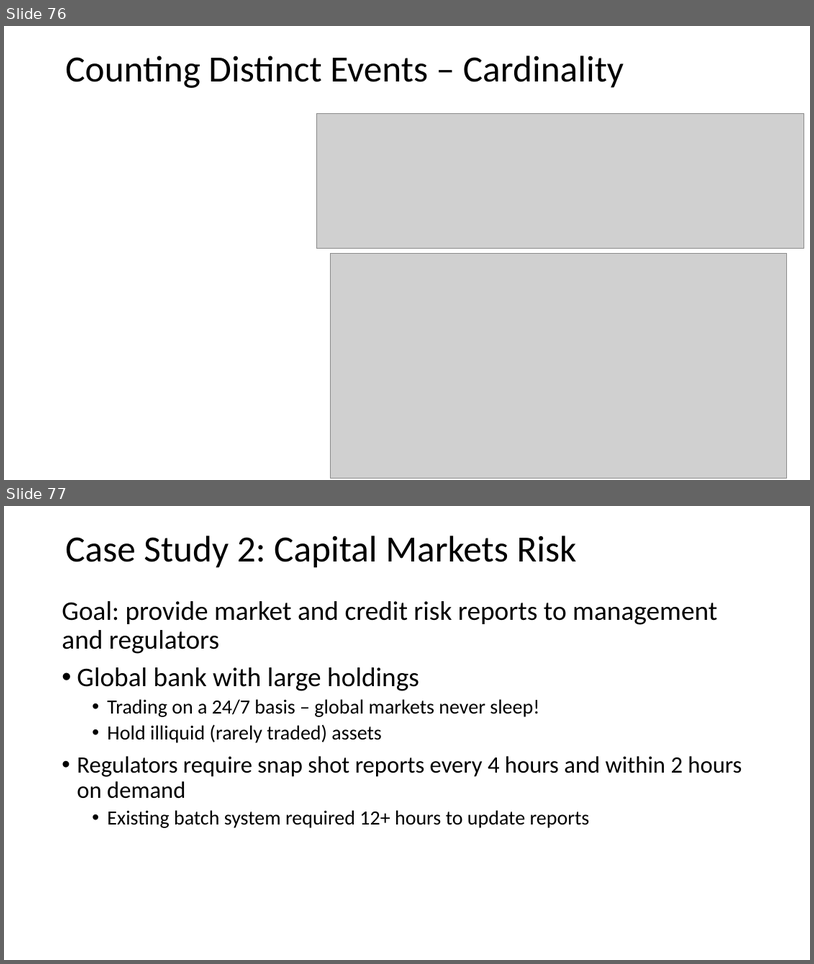
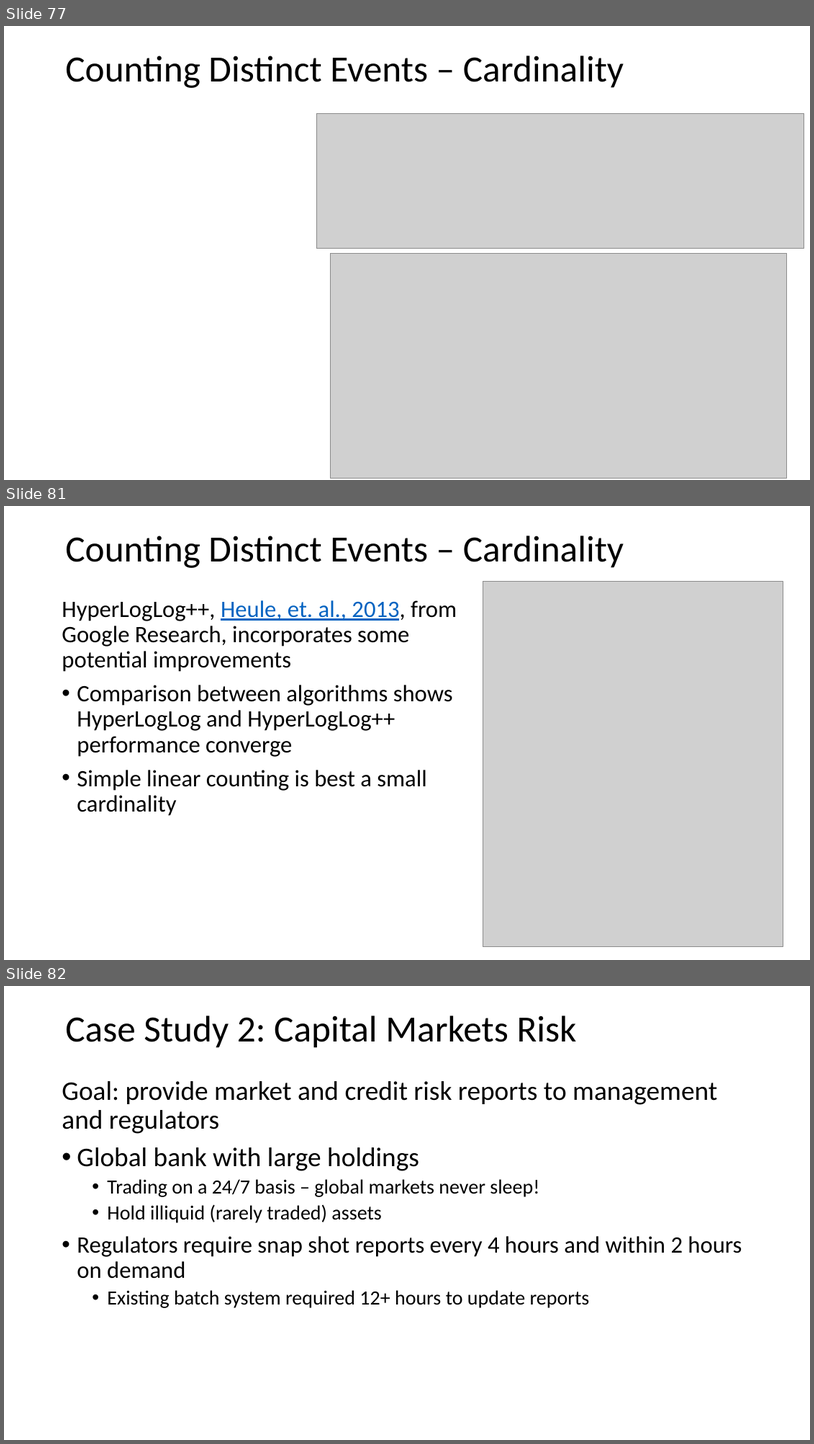
Before and after one commit to StephenElston/CSCI-E-108, a slide deck: slides/3_StreamingAnalytics.pptx. Shown one above the other, each under a label of ours: slides 76 and 77 before the commit, slides 77, 81 and 82 after it; the slides between them are not shown. The pictures are 814x964 and 814x1444 pixels, drawn with LibreOffice and Linux fonts; fonts in the diff are those of the drawing; grey boxes stand for pictures. Boxes give left, top, right and bottom in pixels: in the first picture for what was removed or moved away, otherwise in the second. Text is boxed around its words. In the diff, an @@ line names an element or a change of style, - is before the commit and + after.

```diff
--- a/slides/3_StreamingAnalytics.pptx
+++ b/slides/3_StreamingAnalytics.pptx
@@ slide 81 added at (4, 506, 810, 960), background #FFFFFF @@
@@ text added at (65, 536, 624, 568), 44 pt, text #000000 @@
+Counting Distinct Events – Cardinality
@@ picture added at (483, 581, 784, 947) @@
@@ text added at (62, 600, 457, 816), 28 pt, text #000000 @@
+HyperLogLog++, Heule, et. al., 2013, from Google Research, incorporates some potential improvements
+• Comparison between algorithms shows HyperLogLog and HyperLogLog++ performance converge
+• Simple linear counting is best a small cardinality
@@ what was slide 76 is now slide 77 @@
@@ what was slide 77 is now slide 82 @@
```
Also in this commit, not shown: 6 slides changed, 4 other slides added.
